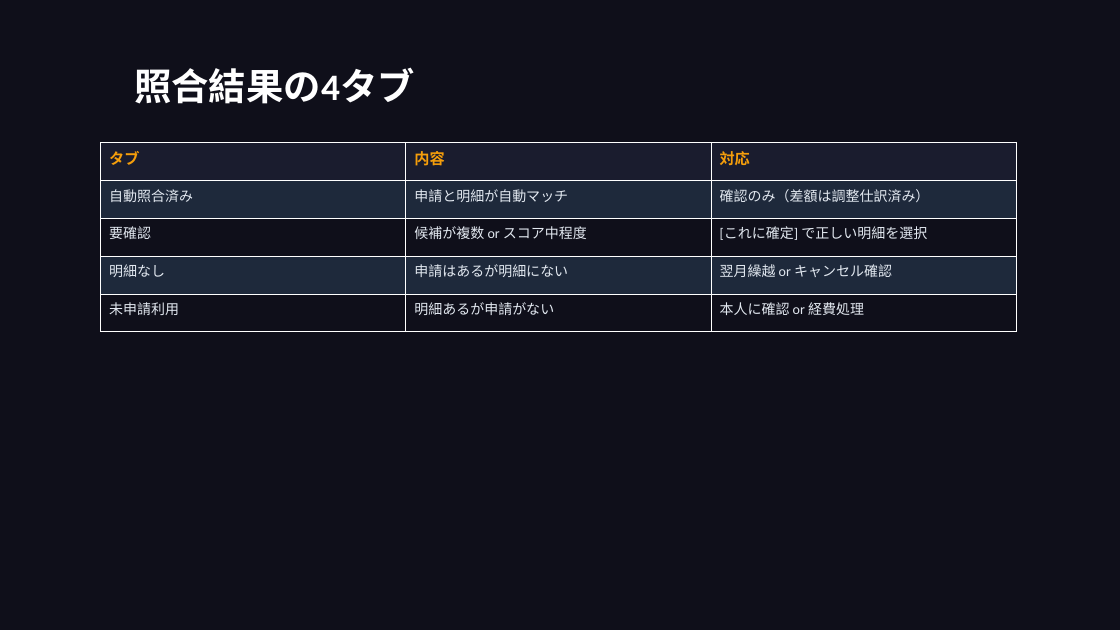
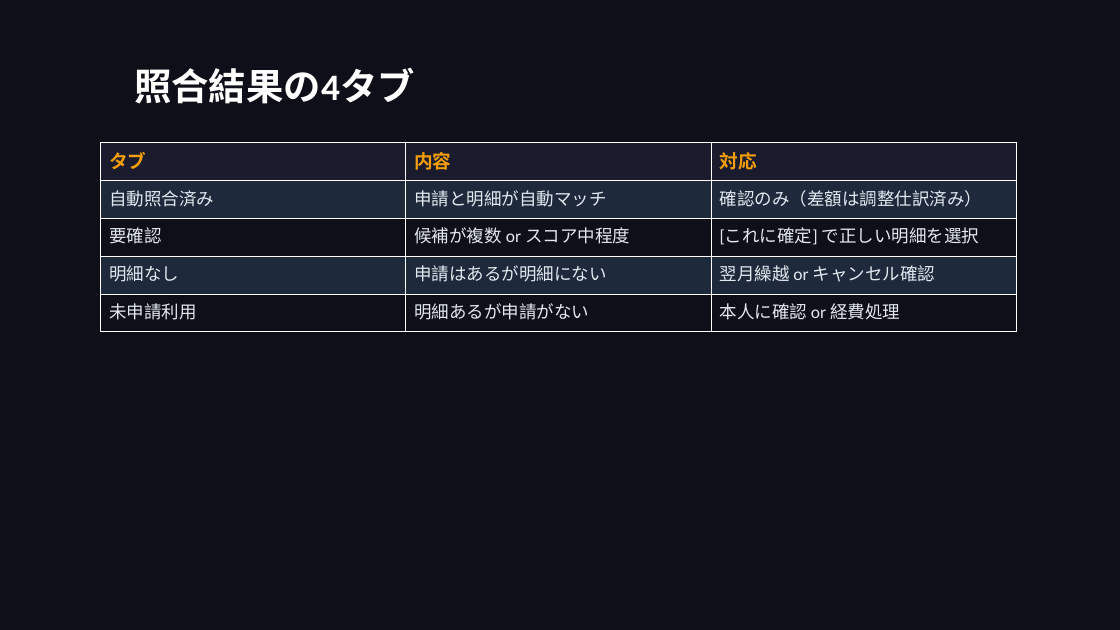
Before and after one commit to takeshiizawa123/next-procurement-poc, a slide deck: slide 45 of docs/user-manual.pptx (slide 44 before the commit). Drawn at 1120x630 pixels with LibreOffice and Linux fonts; fonts in the diff are those of the drawing. Boxes give left, top, right and bottom in pixels: in the first picture for what was removed or moved away, otherwise in the second. Text is boxed around its words. In the diff, an @@ line names an element or a change of style, - is before the commit and + after.

```diff
--- a/docs/user-manual.pptx
+++ b/docs/user-manual.pptx
@@ table at [101,143,1016,332] @@
@@ size 13 to 16 pt in "タブ", "内容", "対応" @@
@@ size 12 to 15 pt @@
```
Also in this commit, not shown: 24 other slides changed, 1 slide added, 5 other files.
